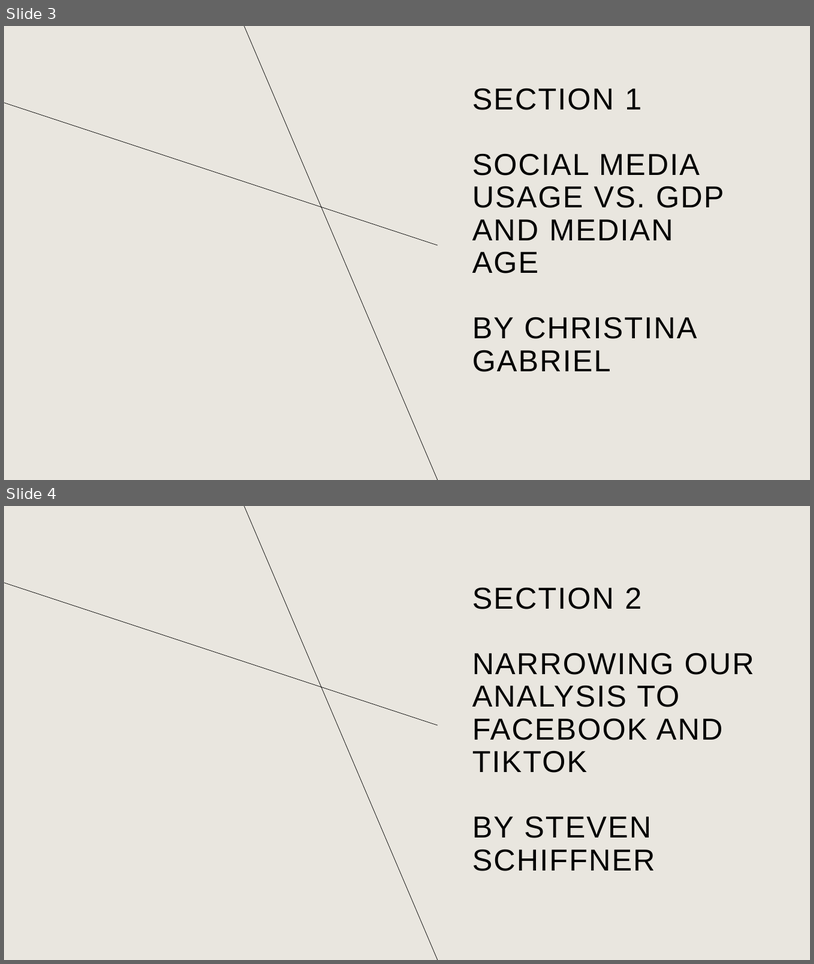
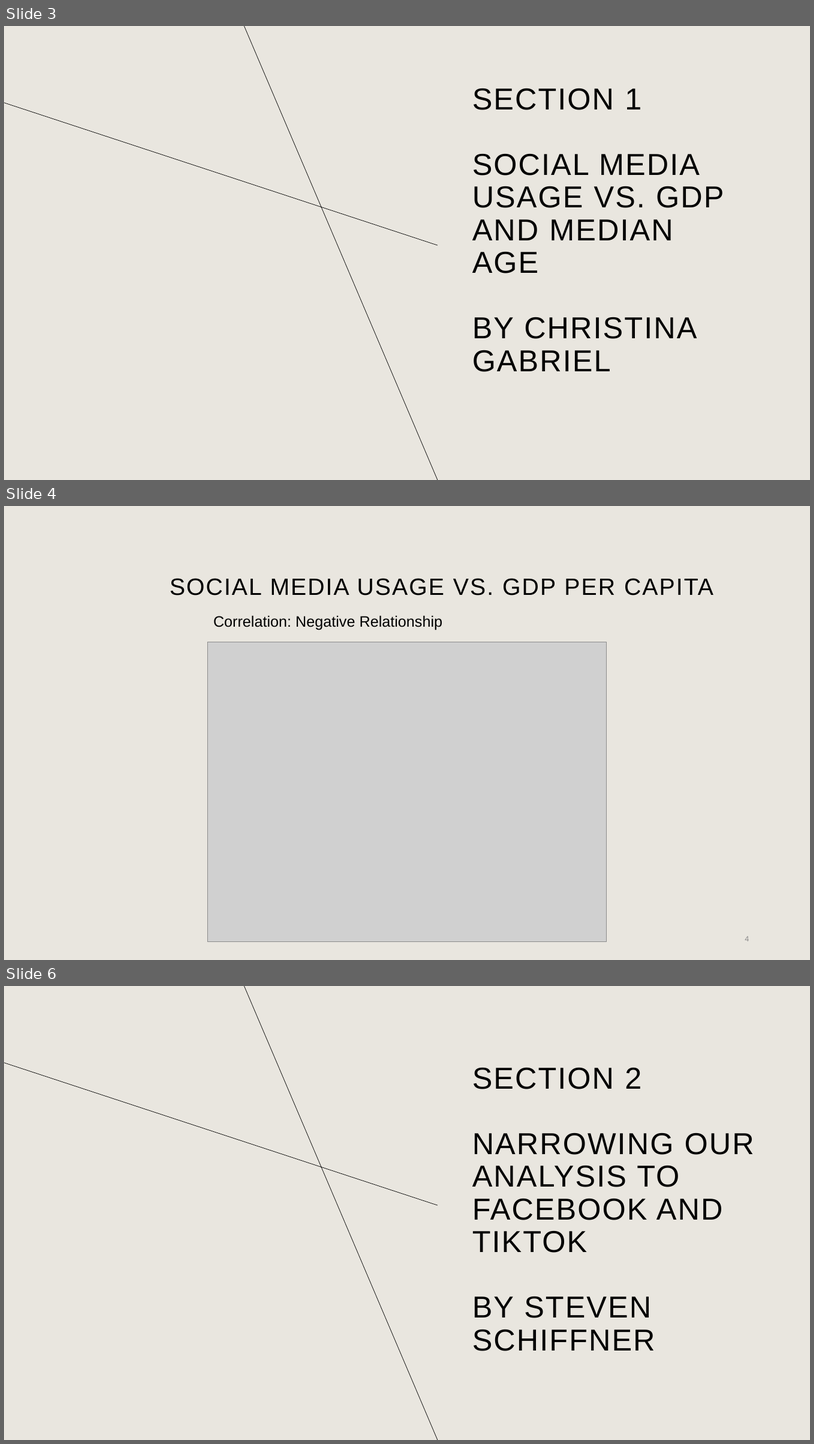
Before and after one commit to MyJineng/Project1, a slide deck: presentation.pptx. Shown one above the other, each under a label of ours: slides 3 and 4 before the commit, slides 3, 4 and 6 after it; the slides between them are not shown. The pictures are 814x964 and 814x1444 pixels, drawn with LibreOffice and Linux fonts; fonts in the diff are those of the drawing; grey boxes stand for pictures; background and template pictures are left out. Boxes give left, top, right and bottom in pixels: in the first picture for what was removed or moved away, otherwise in the second. Text is boxed around its words. In the diff, an @@ line names an element or a change of style, - is before the commit and + after.

```diff
--- a/presentation.pptx
+++ b/presentation.pptx
@@ slide 4 added at [4, 506, 810, 960], background #E9E6DF @@
@@ title added at [170, 578, 714, 595], 28 pt, text #000000 @@
+SOCIAL MEDIA USAGE VS. GDP PER CAPITA
@@ text added at [213, 615, 443, 630], 18 pt, text #000000 @@
+Correlation: Negative Relationship
@@ picture added at [207, 642, 607, 941] @@
@@ page number added at [745, 936, 749, 941], 9 pt, text #8C8C8C @@
+4
@@ what was slide 4 is now slide 6 @@
```
Also in this commit, not shown: 1 slide changed, 2 other slides added.
